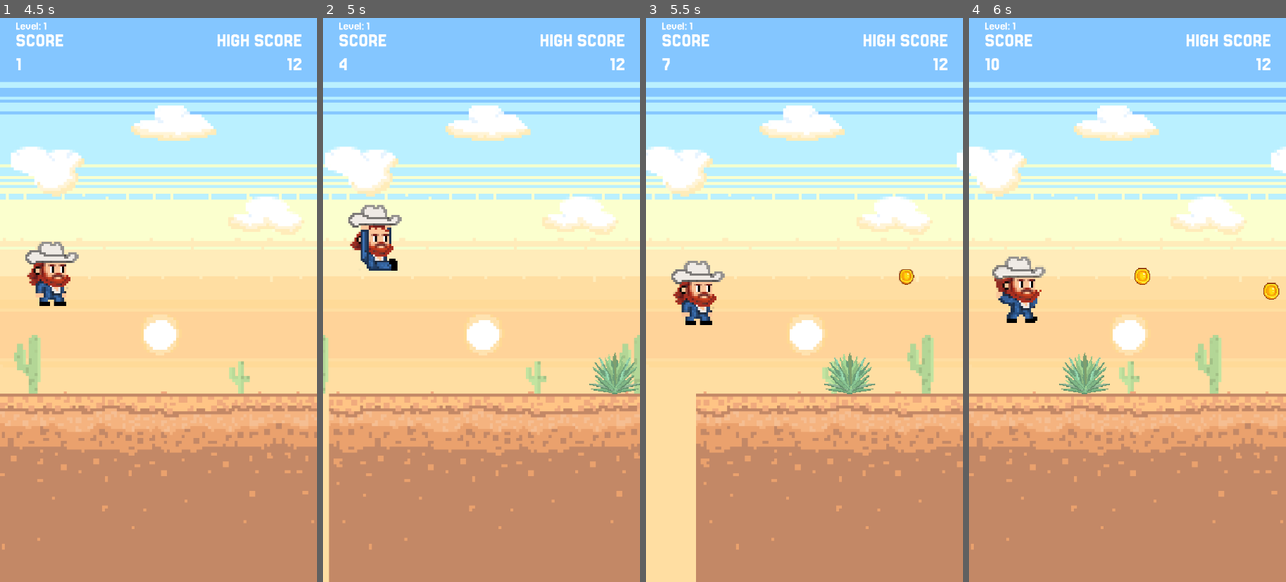
Above: before the commit, frames 1-4 (left to right).
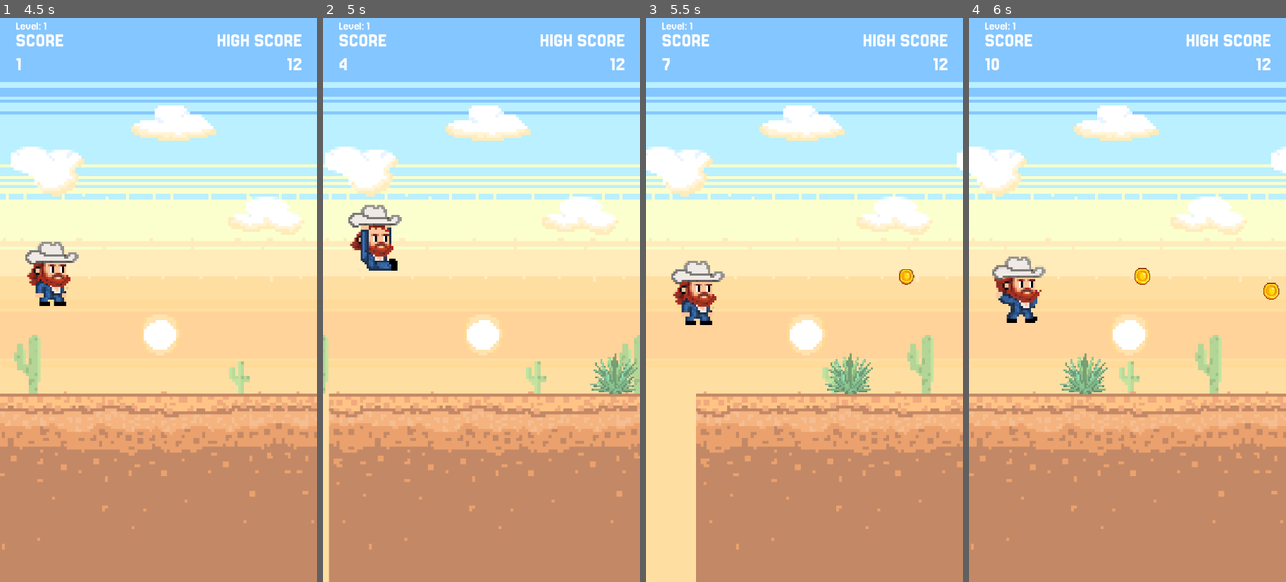
Above: after the commit, the same moments.

Repository: rgomezp/cowboy-game
Game: Godot game, scene res://scenes/main.tscn
Same seed, same stepped clock (60 frames per second), same inputs: the game is played once before the commit and once after it.
Inputs:
- Up to frame 1 (4.5 s): tap Enter (ui_accept) at 0.5, 0.77, 1.52, 3.02, 4.25 s; hold Down (ui_down) 2.03-2.78 s; click "RESTART" at 3.5 s
- Up to frame 2 (5 s): tap Enter (ui_accept) at 4.52 s
- Up to frame 3 (5.5 s): hold Down (ui_down) from 5.03 s (still down); tap Enter (ui_accept) at 5.27 s
- Up to frame 4 (6 s): release Down (ui_down) at 5.78 s

Frame 1 is identical in both runs. In frame 2, 0.2% of the frame differs, in the area x 84-100%, y 59-67%; in frame 3, 0.3%; in frame 4, 0.3%, in the area x 28-45%, y 59-67%.

Commit message:
Update agave obstacle scale and image
- Increase agave scale from 3x3 to 6x6
- Update agave.png image file

Diff:
--- a/scenes/obstacles/agave.tscn
+++ b/scenes/obstacles/agave.tscn
@@ -7,7 +7,7 @@
 [node name="Sprite2D" type="Sprite2D" parent="."]
 texture_filter = 1
 position = Vector2(370.99997, 266.99997)
-scale = Vector2(3, 3)
+scale = Vector2(6, 6)
 texture = ExtResource("1_224fw")
 
 [node name="CollisionPolygon2D" type="CollisionPolygon2D" parent="."]
Binary file changed: assets/img/obstacles/agave.png
